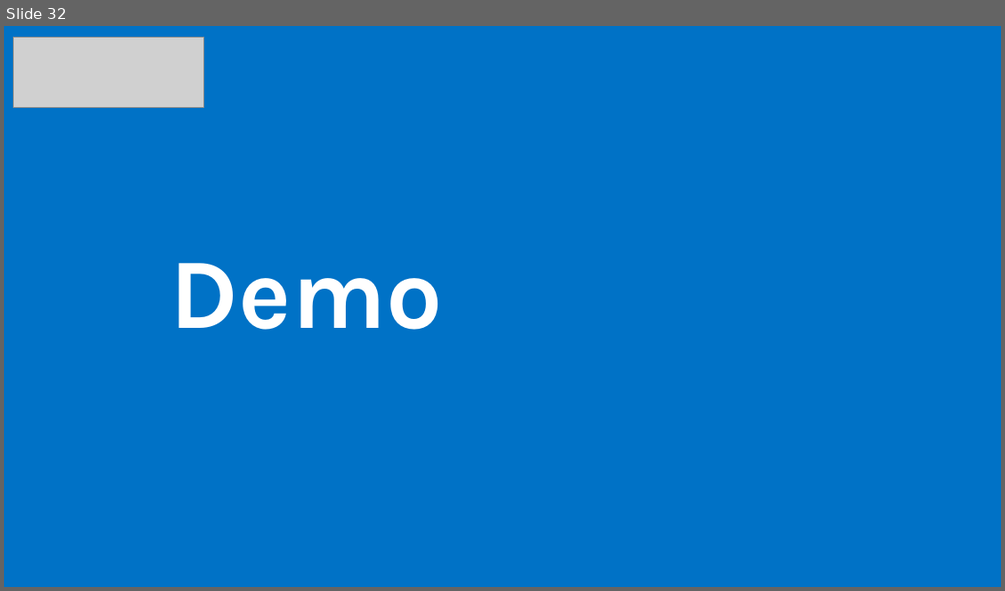
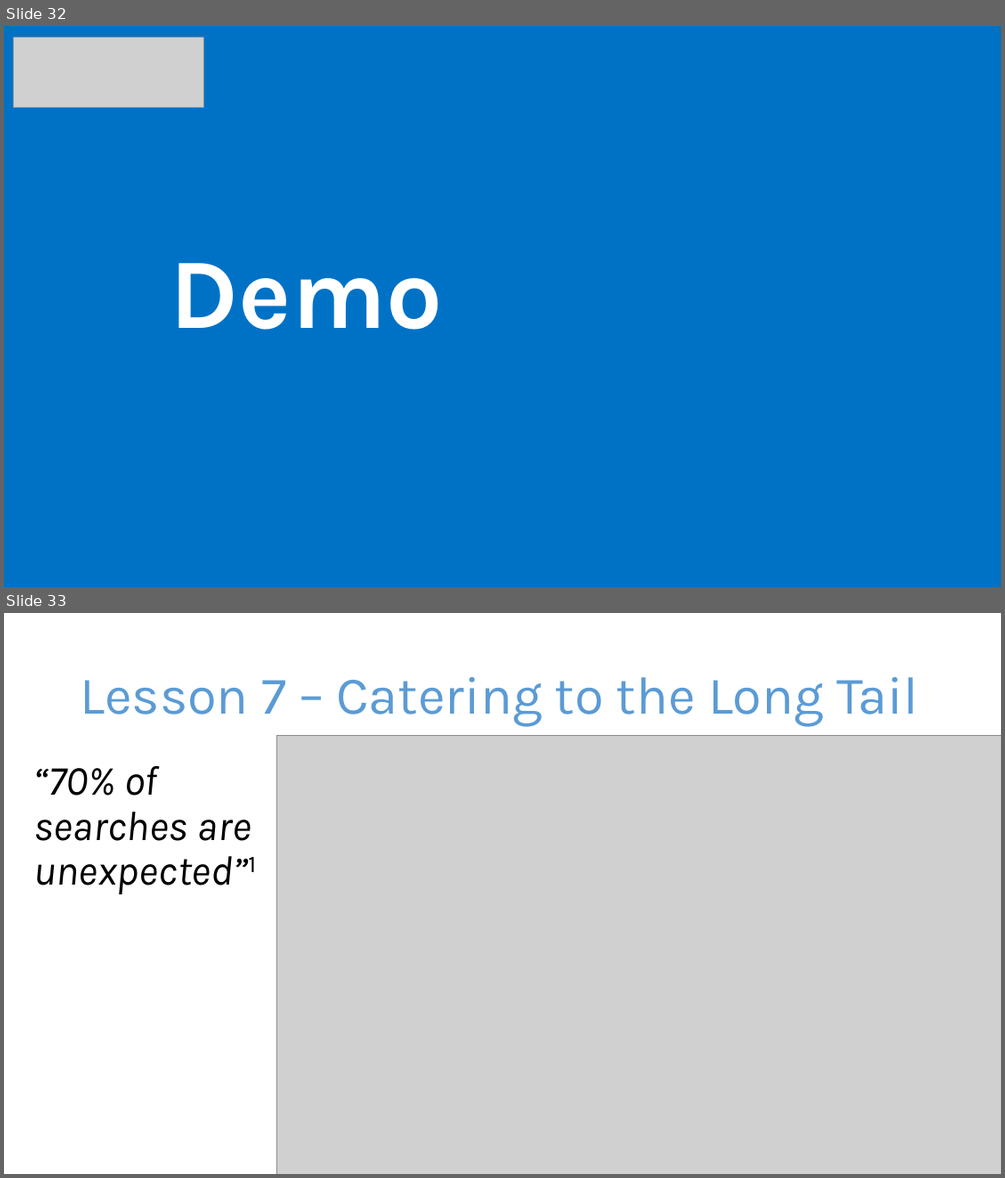
Before and after one commit to liamca/RealEstateXamarinAndroidDemo, a slide deck: Xamarin Azure Search Tutorial.pptx. Shown one above the other, each under a label of ours: slide 32 before the commit, slides 32 and 33 after it. The pictures are 1005x591 and 1005x1178 pixels, drawn with LibreOffice and Linux fonts; fonts in the diff are those of the drawing; grey boxes stand for pictures. Boxes give left, top, right and bottom in pixels: in the first picture for what was removed or moved away, otherwise in the second. Text is boxed around its words. In the diff, an @@ line names an element or a change of style, - is before the commit and + after.

```diff
--- a/Xamarin Azure Search Tutorial.pptx
+++ b/Xamarin Azure Search Tutorial.pptx
@@ slide 33 added at <box>4,613,1001,1174</box>, background #FFFFFF @@
@@ title added at <box>80,677,918,727</box>, 51.2 pt, text #5B9BD5 @@
+Lesson 7 – Catering to the Long Tail
@@ picture added at <box>276,736,1001,1174</box> @@
@@ text added at <box>33,766,256,894</box>, 40 pt, text #000000, italic @@
+“70% of searches are unexpected”1
```
Also in this commit, not shown: 2 other slides added.
